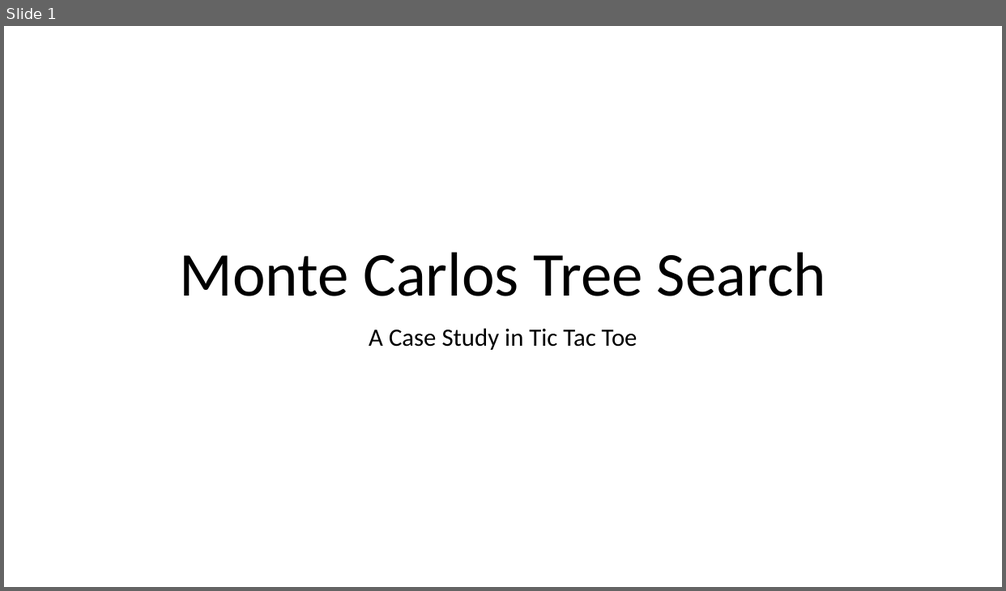
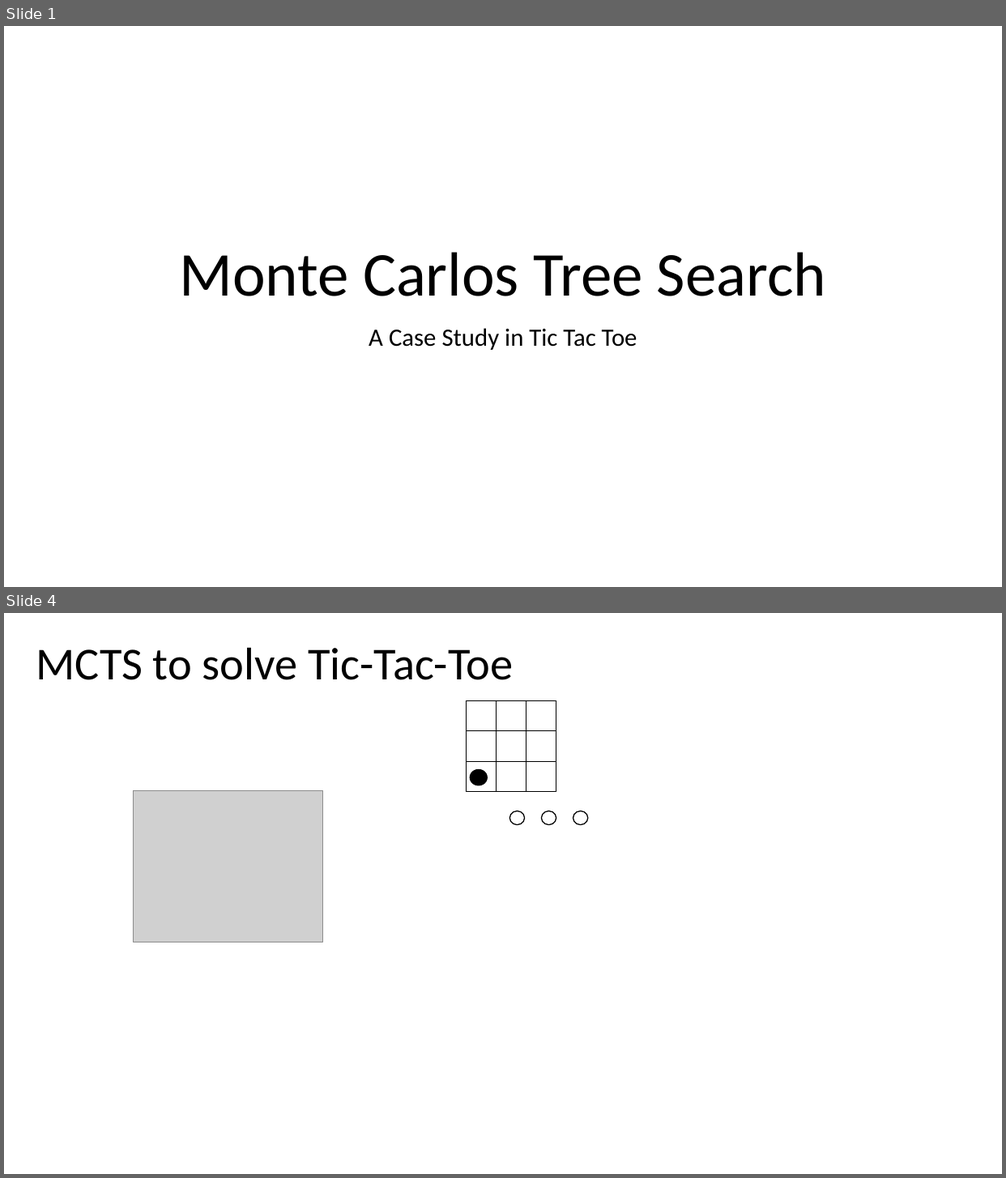
Before and after one commit to rojas70/MAEG-3080-project, a slide deck: ppt/MCTS.pptx. Shown one above the other, each under a label of ours: slide 1 before the commit, slides 1 and 4 after it; the slides between them are not shown. The pictures are 1006x591 and 1006x1178 pixels, drawn with LibreOffice and Linux fonts; fonts in the diff are those of the drawing; grey boxes stand for pictures. Boxes give left, top, right and bottom in pixels: in the first picture for what was removed or moved away, otherwise in the second. Text is boxed around its words. In the diff, an @@ line names an element or a change of style, - is before the commit and + after.

```diff
--- a/ppt/MCTS.pptx
+++ b/ppt/MCTS.pptx
@@ slide 4 added at box(4, 613, 1002, 1174), background #FFFFFF @@
@@ title added at box(36, 647, 513, 680), 44 pt, text #000000 @@
+MCTS to solve Tic-Tac-Toe
@@ table added at box(466, 700, 556, 790), 3 rows, 3 columns @@
+ |  | 
+ |  | 
+ |  | 
@@ ellipse added at box(471, 769, 488, 786), fill #000000, outline #000000 1 pt @@
@@ picture added at box(134, 790, 324, 943) @@
@@ ellipse added at box(510, 811, 525, 825), fill #FFFFFF, outline #000000 1 pt @@
@@ ellipse added at box(542, 811, 556, 825), fill #FFFFFF, outline #000000 1 pt @@
@@ ellipse added at box(573, 811, 588, 825), fill #FFFFFF, outline #000000 1 pt @@
```
Also in this commit, not shown: 2 slides changed, 10 other slides added, 7 other files.
